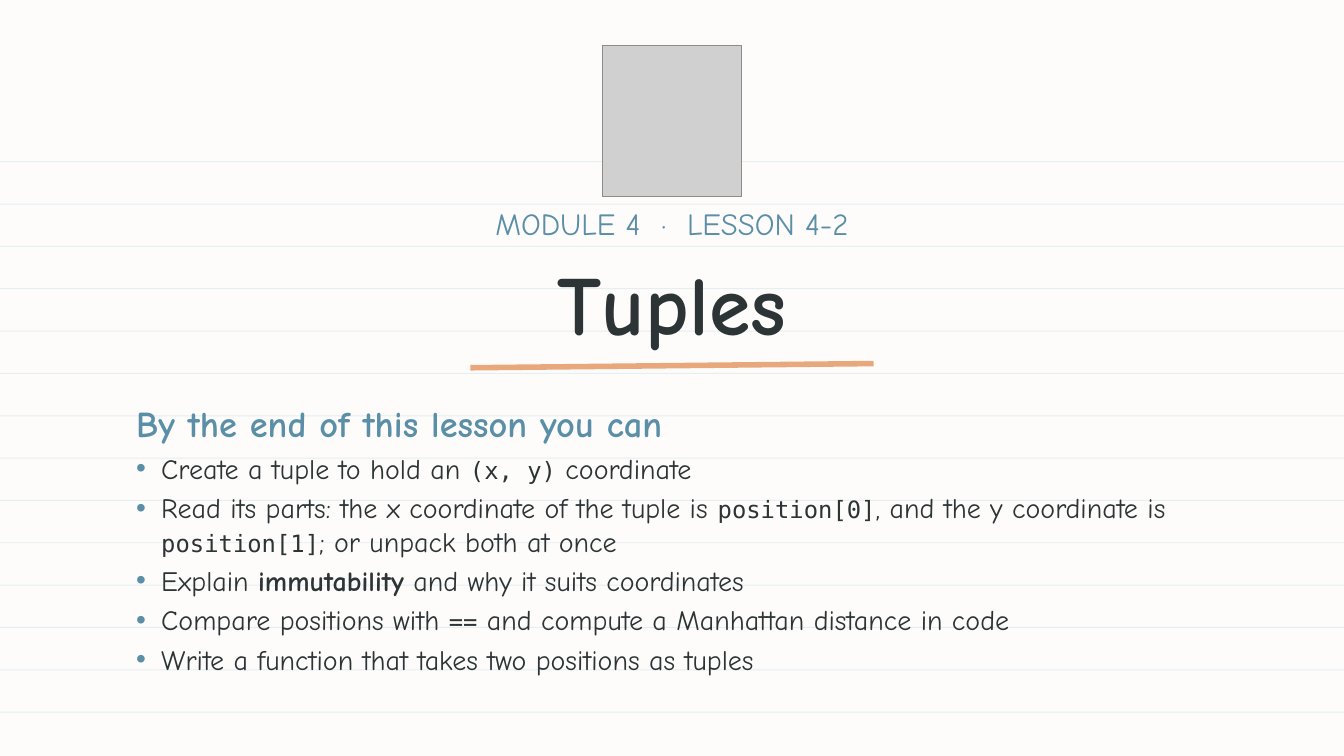
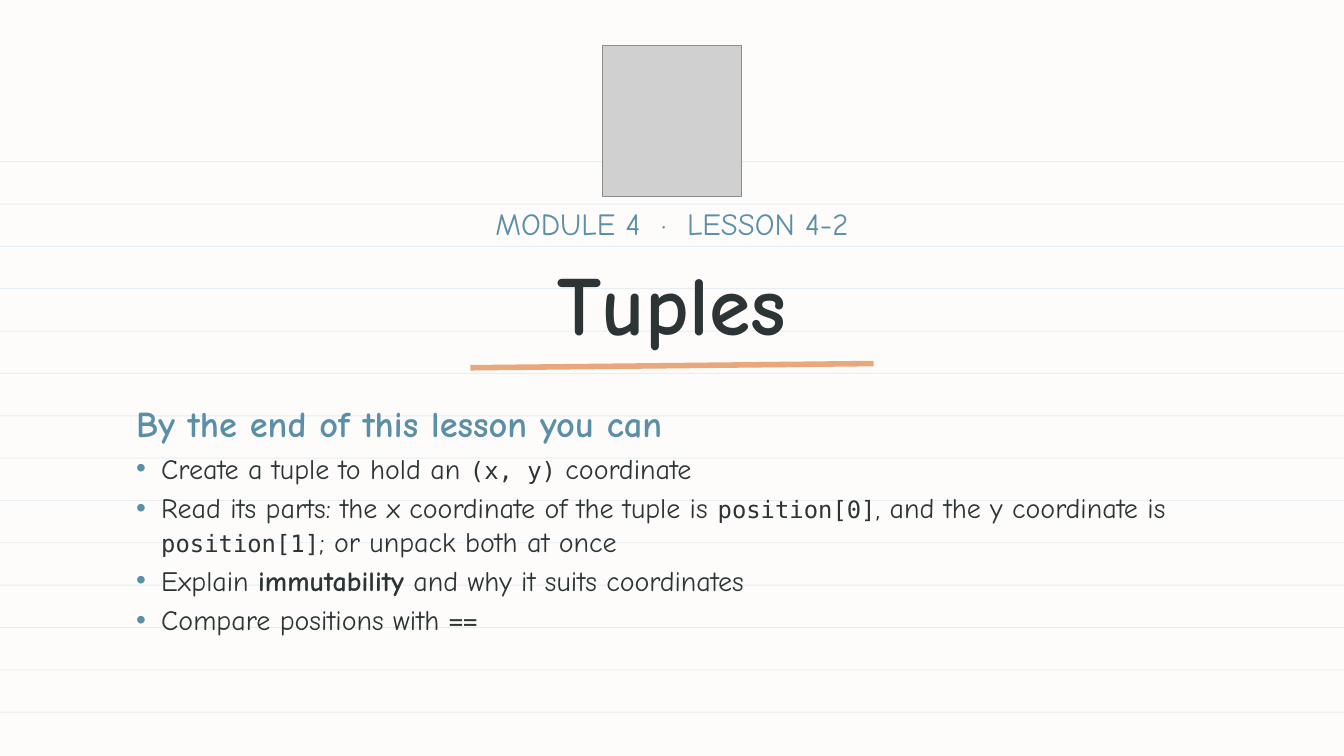
Before and after one commit to bradamiller/LearningPython, a slide deck: slide 1 of static/slides/module-04-manhattan/module-4-lesson-02-tuples.pptx. Drawn at 1344x756 pixels with LibreOffice and Linux fonts; fonts in the diff are those of the drawing; grey boxes stand for pictures. Boxes give left, top, right and bottom in pixels: in the first picture for what was removed or moved away, otherwise in the second. Text is boxed around its words. In the diff, an @@ line names an element or a change of style, - is before the commit and + after.

```diff
--- a/static/slides/module-04-manhattan/module-4-lesson-02-tuples.pptx
+++ b/static/slides/module-04-manhattan/module-4-lesson-02-tuples.pptx
@@ text at (161,611,439,636): text changed @@
-• Compare positions with == and compute a Manhattan distance in code
-• Write a function that takes two positions as tuples
+• Compare positions with ==
```
Also in this commit, not shown: 6 slides removed, 19 other files.
